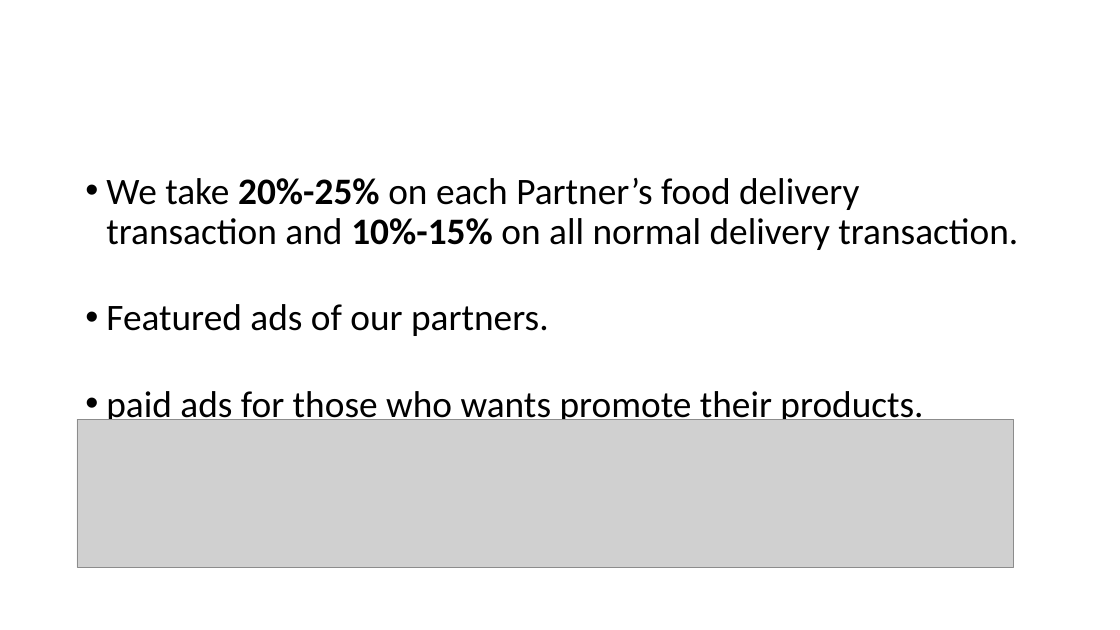
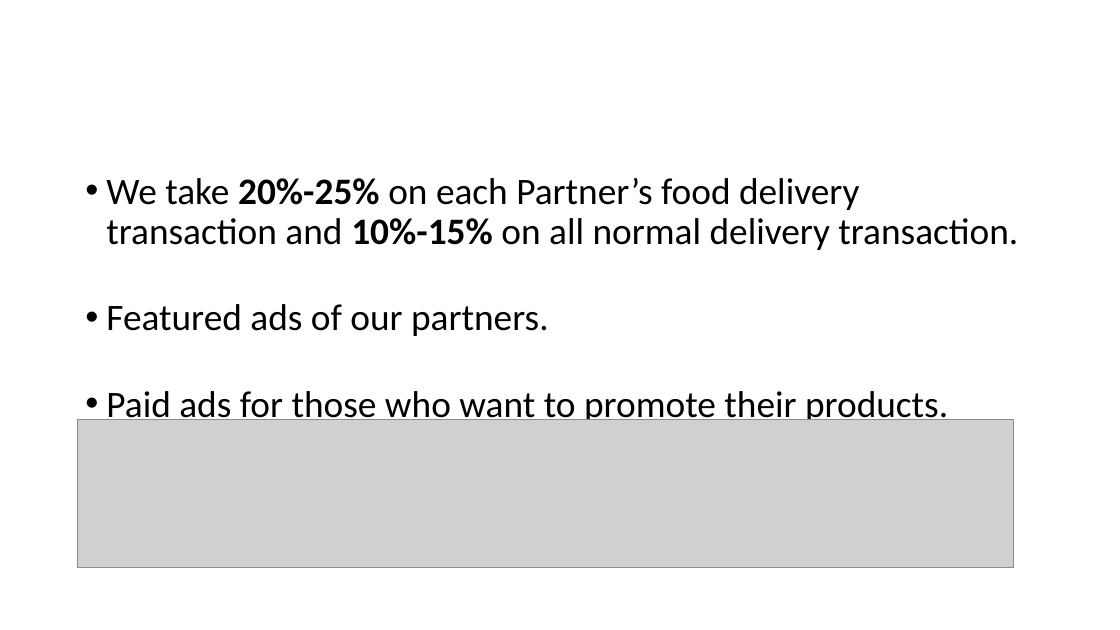
Before and after one commit to Pasabuy-App/Xamarin-App, a slide deck: slide 8 of docs/Project-Investor-Pitch.pptx. Drawn at 1120x630 pixels with LibreOffice and Linux fonts; fonts in the diff are those of the drawing; grey boxes stand for pictures; background and template pictures are left out. Boxes give left, top, right and bottom in pixels: in the first picture for what was removed or moved away, otherwise in the second. Text is boxed around its words. In the diff, an @@ line names an element or a change of style, - is before the commit and + after.

```diff
--- a/docs/Project-Investor-Pitch.pptx
+++ b/docs/Project-Investor-Pitch.pptx
@@ text at box(106, 391, 948, 427): text changed @@
-• paid ads for those who wants promote their products.
+• Paid ads for those who want to promote their products.
```
Also in this commit, not shown: 12 other slides changed.
